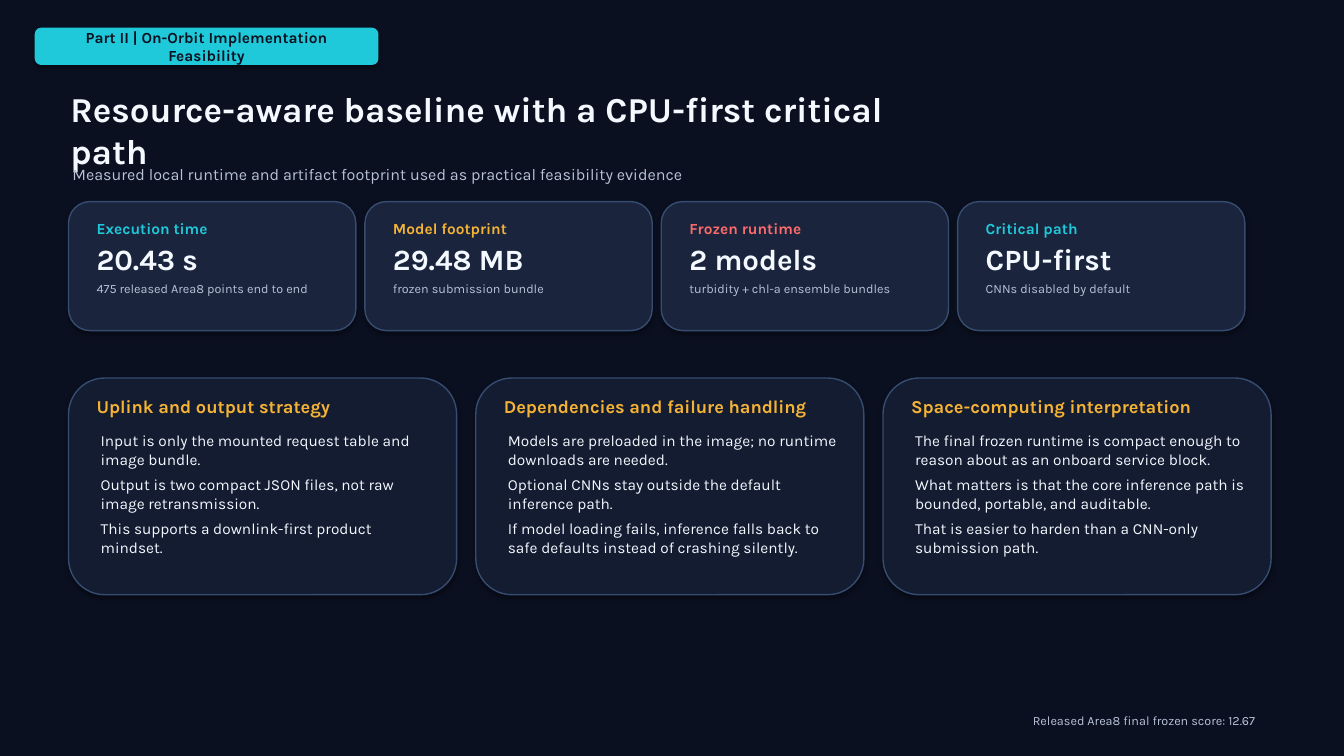
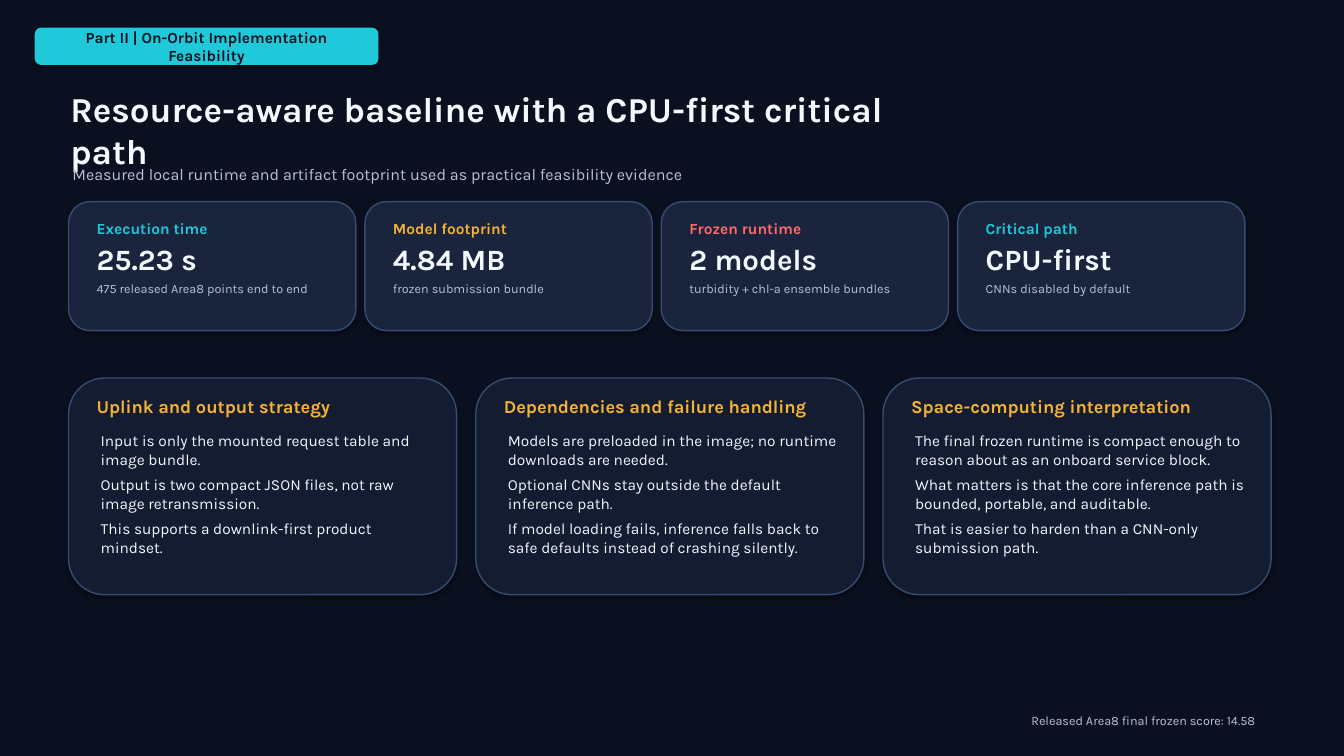
Before and after one commit to BrownAssassin/HydroSat-Systems-Finals, a slide deck: slide 3 of Hydro Sat Systems_Arv Bali_baliarv21@gmail.com/hydrosat_best_technical_proposal.pptx. Drawn at 1344x756 pixels with LibreOffice and Linux fonts; fonts in the diff are those of the drawing. Boxes give left, top, right and bottom in pixels: in the first picture for what was removed or moved away, otherwise in the second. Text is boxed around its words. In the diff, an @@ line names an element or a change of style, - is before the commit and + after.

Commit message:
Push final tabular runtime to 14.5762 and refresh submission materials
Finalize the late-stage Track 2 score push and freeze the strongest validated tabular runtime.

- extend the score-push harness to support arbitrary turbidity/chla pair tuning, saved regime comparison, and a narrow turbidity-only fallback path
- expand the final tuning grids, especially for turbidity lognormal-rank calibration and prior shrink search
- freeze the improved runtime bundle in artifacts/models with self-describing runtime defaults
- update inference and evaluation paths so the frozen runtime reproduces the winning settings automatically
- align run.sh and .gitlab-ci.yml with the new default runtime configuration
- regenerate the released-Area8 reports and keep the sample inference path validated
- refresh README.md, README_SUBMISSION.txt, SUBMISSION_MANIFEST.md, FINAL_TECHNICAL_PROPOSAL.md, the proposal deck, and the presentation script to match the final frozen result

Final frozen released-Area8 offline evaluation:
- Turbidity: RMSE 2.0728, R2 0.1733, score 10.6170
- Chl-a: RMSE 1.1465, R2 0.0802, score 18.5354
- Algorithm score: 14.5762

This improves the prior frozen runtime from 14.4445 to 14.5762, while keeping the final submission path tabular-first and CNN-free on the critical runtime path.

```diff
--- a/Hydro Sat Systems_Arv Bali_baliarv21@gmail.com/hydrosat_best_technical_proposal.pptx
+++ b/Hydro Sat Systems_Arv Bali_baliarv21@gmail.com/hydrosat_best_technical_proposal.pptx
@@ text at (97, 250, 196, 271): text changed @@
-20.43 s
+25.23 s
@@ text at (393, 250, 506, 271): text changed @@
-29.48 MB
+4.84 MB
@@ text at (1031, 716, 1255, 725): text changed @@
-Released Area8 final frozen score: 12.67
+Released Area8 final frozen score: 14.58
```
Also in this commit, not shown: 3 other slides changed, 16 other files.
